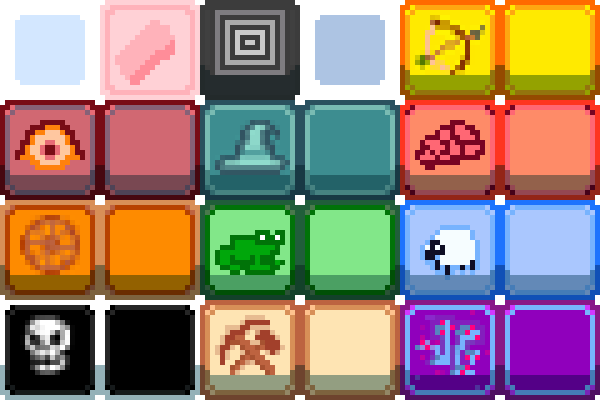
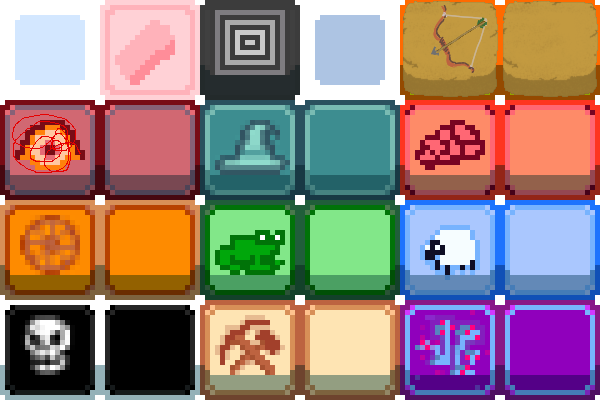
Revision of a layered 600 x 400 image; what changed, layer by layer:
removed layer "Background Merged" (was multiply, 42%) over (12, 1, 598, 173)
added layer "Copy of Paint Layer 1" (2nd of 3) (multiply, 67%) above "Paint Layer 3" over (448, 1, 598, 97)
added layer "Paint Layer 3" above "Copy of Paint Layer 1" over (403, 1, 512, 97)
added layer "Copy of Paint Layer 1" (3rd of 3) (multiply, 67%) above "Paint Layer 1" over (403, 1, 512, 97)
added layer "Paint Layer 1" above "Background" over (403, 1, 598, 97)
painted on "Background" over (12, 1, 598, 173)
